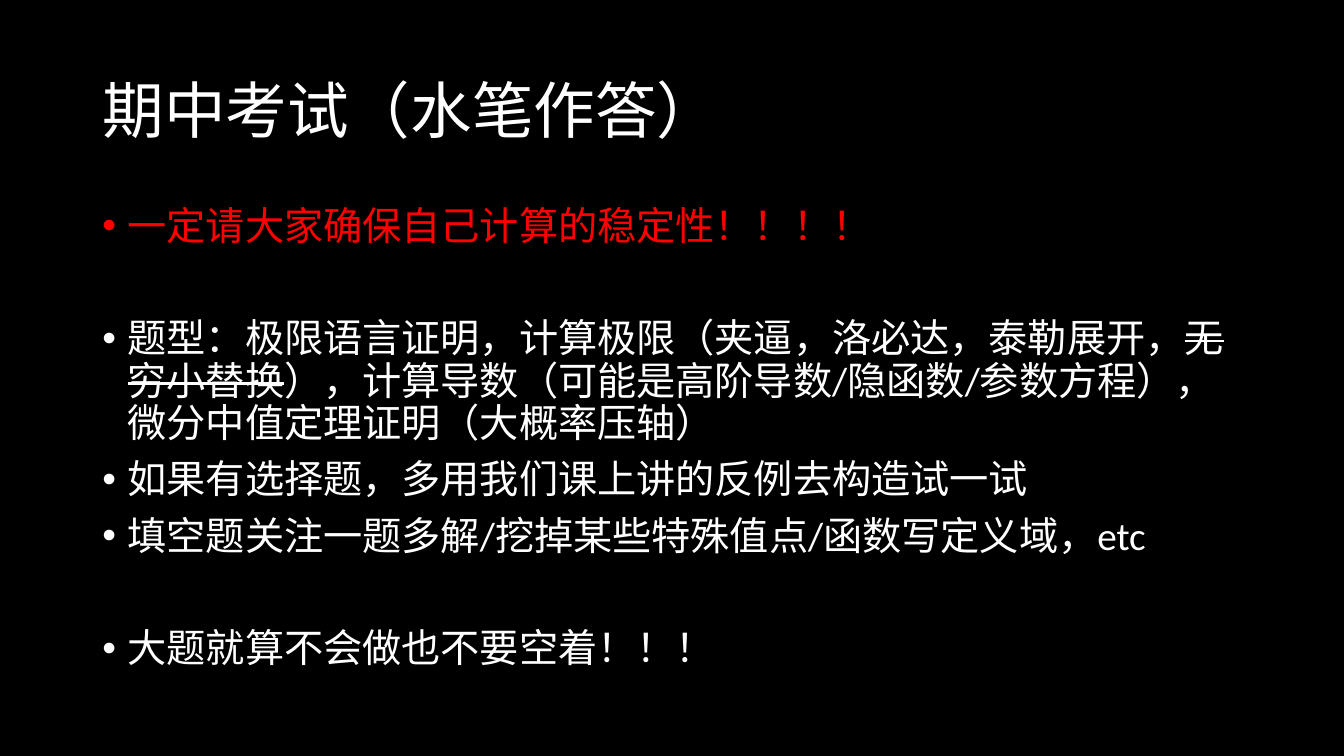
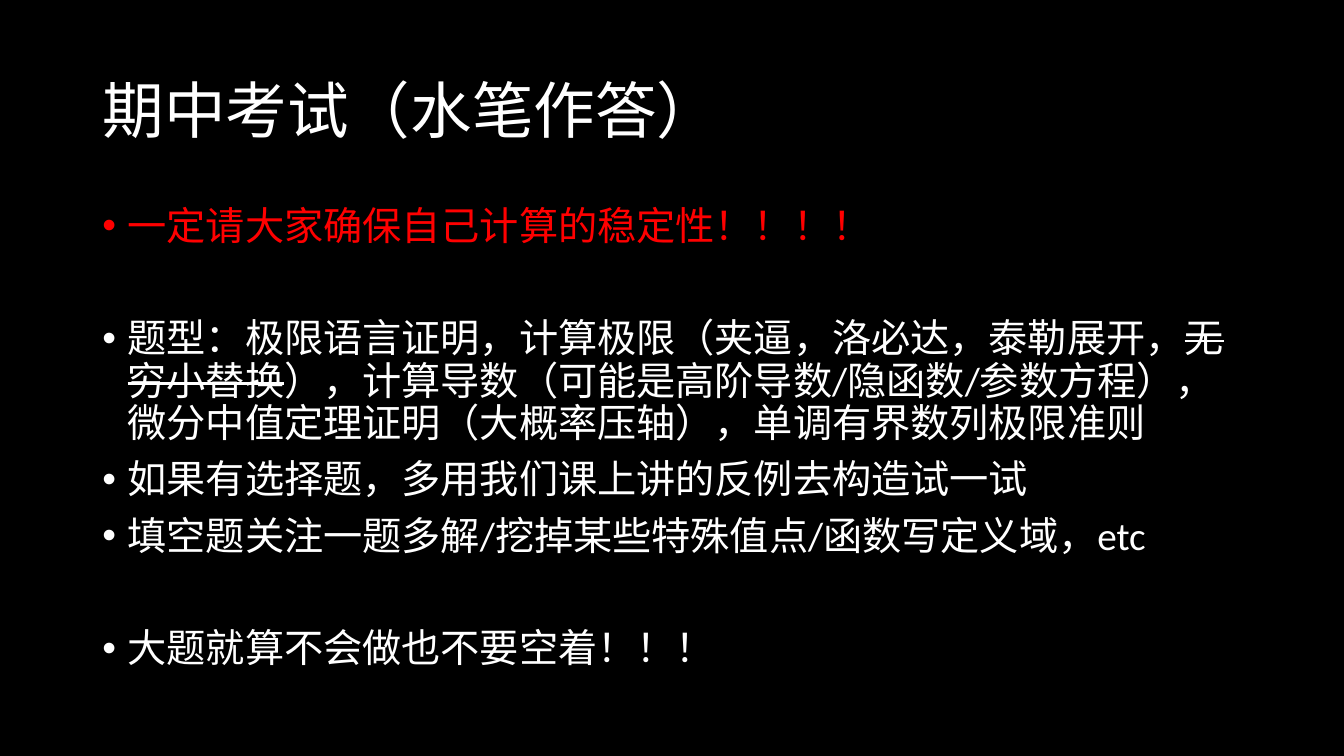
Before and after one commit to maaaark-creator/Calculus, a slide deck: slide 88 of 高数1.pptx. Drawn at 1344x756 pixels with LibreOffice and Linux fonts; fonts in the diff are those of the drawing. Boxes give left, top, right and bottom in pixels: in the first picture for what was removed or moved away, otherwise in the second. Text is boxed around its words. In the diff, an @@ line names an element or a change of style, - is before the commit and + after.

```diff
--- a/高数1.pptx
+++ b/高数1.pptx
@@ text at (x1=128, y1=318, x2=1224, y2=441): text changed @@
-• 题型：极限语言证明，计算极限（夹逼，洛必达，泰勒展开，无穷小替换），计算导数（可能是高阶导数/隐函数/参数方程），微分中值定理证明（大概率压轴）
+• 题型：极限语言证明，计算极限（夹逼，洛必达，泰勒展开，无穷小替换），计算导数（可能是高阶导数/隐函数/参数方程），微分中值定理证明（大概率压轴），单调有界数列极限准则
```
Also in this commit, not shown: 6 other files.
